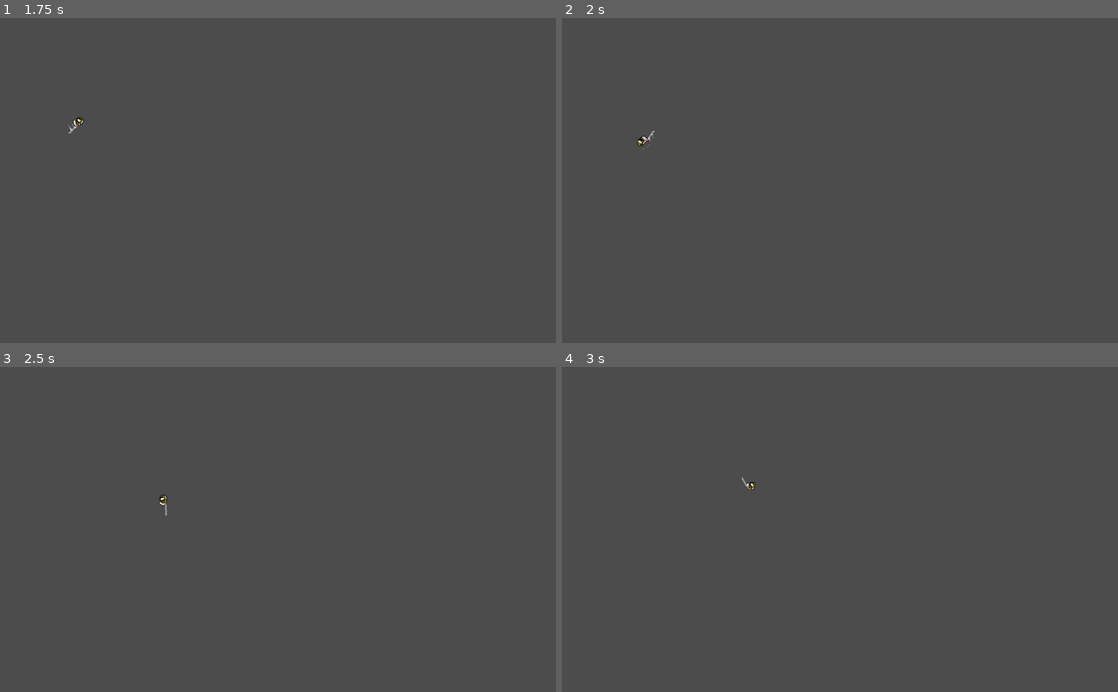
Above: before the commit, frames 1-4 (two rows, left to right).
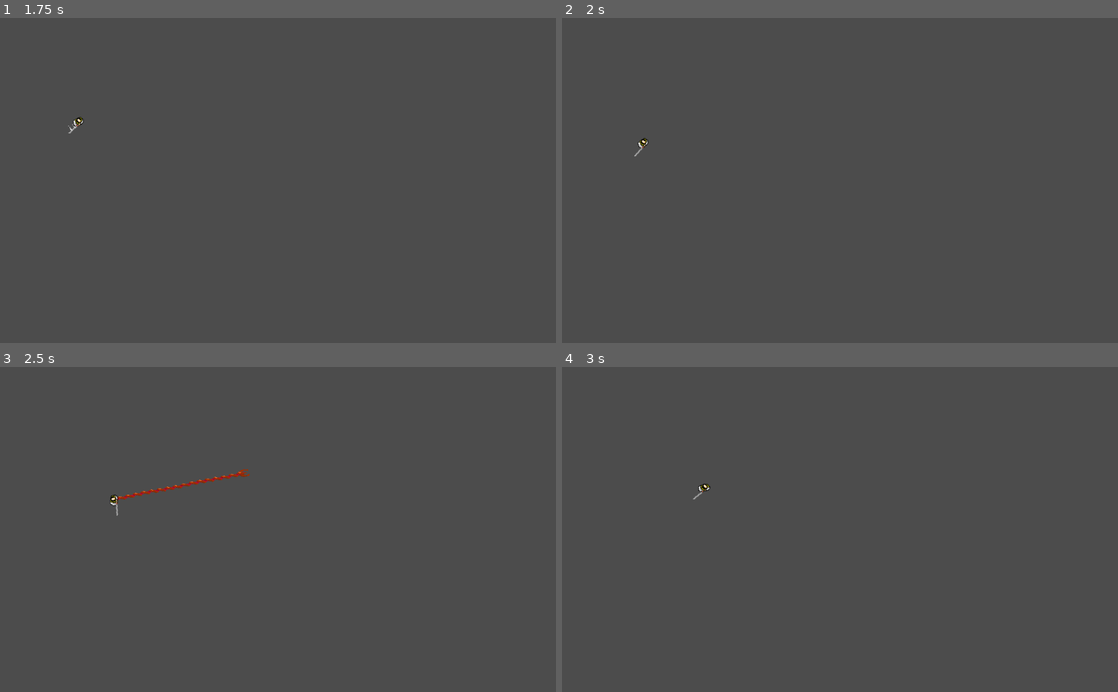
Above: after the commit, the same moments.

Repository: Timon-duToit/fug
Game: Godot game, scene res://Player/Player.tscn
The game is run twice, just before and just after one commit, with the same random seed, the same clock (stepped at 60 frames per second) and the same inputs. This scene is started directly instead of the project's main scene. The engine's default icon, where the game draws it, is replaced by a stand-in: a white triangle on a blue panel in a dark square.
Inputs (mouse positions are in pixels of both pictures, inside the frame that each line leads up to):
- Up to frame 1 (1.75 s): tap Enter at 0.5 s; move the mouse to (400, 164) at 0.52 s; press the mouse at (400, 164) at 0.53 s; hold D (right) 0.53-1.28 s; tap Shift (dash) at 0.8, 1.35 s; tap Space at 1.25 s; move the mouse to (166, 196) at 1.27 s; release the mouse at (166, 196) at 1.28 s; hold S (down) from 1.28 s (still down); click (166, 196) at 1.55 s
- Up to frame 2 (2 s): keep holding S (down)
- Up to frame 3 (2.5 s): move the mouse to (333, 458) at 2.02 s; release S (down) at 2.03 s; hold D (right) from 2.03 s (still down); hold Right mouse button (alt_attack) from 2.03 s (still down); tap Shift (dash) at 2.3 s
- Up to frame 4 (3 s): move the mouse to (812, 594) at 2.77 s; release D (right) at 2.78 s; release Right mouse button (alt_attack) at 2.78 s; hold W (up) from 2.78 s (still down); click (812, 594) at 2.85 s

Frame 1 is identical in both runs. In frame 2, less than 0.1% of the frame differs, in the area x 13-17%, y 34-43%; in frame 3, 0.3%, in the area x 19-45%, y 31-46%; in frame 4, less than 0.1%.

Commit message:
Updated PlayerWeapon and Sword

Diff:
--- a/fug/BaseScripts/Actor.gd
+++ b/fug/BaseScripts/Actor.gd
@@ -46,8 +46,8 @@
 func _set_grappled_physics() -> void:
 	# don't collider with player
 	set_collision_layer_bit(1, false)
-	# move to player layer
-	collision_layer = 2
+	# move to grappled layer
+	collision_layer = 8
 
 func _set_normal_physics() -> void:
 	collision_layer = _default_collision_layer
--- a/fug/BaseScripts/State.gd
+++ b/fug/BaseScripts/State.gd
@@ -30,7 +30,7 @@
 			/ frames.get_animation_speed(animation) \
 			/ animator.speed_scale
 
-func _callback(callback : FuncRef, arguments : Array, time : float) -> void:
+func _callback(callback : FuncRef, time : float, arguments : Array=[]) -> void:
 	# adds timed callback function to this state that will be revoked by
 	# enter()
 	self._callbacks.append(Callback.new(time, callback, arguments))
--- a/fug/Mobs/States/Attack.gd
+++ b/fug/Mobs/States/Attack.gd
@@ -13,7 +13,7 @@
 	if anim_time <= attack_delay:
 		print("ERROR: won't attack if animation time is less then attack_delay")
 
-	_callback(funcref(_weapon, "attack"), [], attack_delay)
-	_callback(funcref(controller, "change_to"), ["Target"], anim_time)
+	_callback(funcref(_weapon, "attack"), attack_delay)
+	_callback(funcref(controller, "change_to"), anim_time, ["Target"])
 	# yield(get_tree().create_timer(anim_time), "timeout")
 	# controller.change_to("Target")
--- a/fug/Mobs/States/Dead.gd
+++ b/fug/Mobs/States/Dead.gd
@@ -9,8 +9,8 @@
 	mob.animator.z_index = -20
 	mob.hit_audio.play()
 
-	_callback(funcref(self, "_stop_play"), [], 1)
-	_callback(funcref(self, "_set_death_colors"), [], 1)
+	_callback(funcref(self, "_stop_play"), 1)
+	_callback(funcref(self, "_set_death_colors"), 1)
 
 func _stop_play() -> void:
 	mob.hit_audio.stop()
--- a/fug/Mobs/States/Target.gd
+++ b/fug/Mobs/States/Target.gd
@@ -14,7 +14,7 @@
 
 	# not sure it this way of doing things is "threadsave"
 	_can_attack = false
-	_callback(funcref(self, "_allow_attack"), [], attack_timeout)
+	_callback(funcref(self, "_allow_attack"), attack_timeout)
 
 func _allow_attack() -> void:
 	_can_attack = true
--- a/fug/Player/Player.gd
+++ b/fug/Player/Player.gd
@@ -4,7 +4,7 @@
 
 onready var state_machine := $SMGrapplingHook
 onready var body := $Body
-onready var sword := $Body/Sword
+onready var weapon : PlayerWeapon = $Body/Sword
 onready var animator := $Body/Animator
 onready var grappling_hook : GrapplingHook = $GrapplingHook
 onready var movement_controller : PlayerDefaultMC = $PlayerMovementController
--- a/fug/Player/Player.tscn
+++ b/fug/Player/Player.tscn
@@ -7,7 +7,7 @@
 [ext_resource path="res://BaseScripts/StateMachine.gd" type="Script" id=5]
 [ext_resource path="res://Player/States/Default.gd" type="Script" id=6]
 [ext_resource path="res://Player/States/Melee.gd" type="Script" id=7]
-[ext_resource path="res://Player/Weapons/Sword.tscn" type="PackedScene" id=8]
+[ext_resource path="res://Player/Weapons/Sword/NewSword.tscn" type="PackedScene" id=8]
 [ext_resource path="res://Player/States/Death.gd" type="Script" id=9]
 [ext_resource path="res://Player/Assets/sprPBackBlunt_strip5.png" type="Texture" id=10]
 [ext_resource path="res://Player/Assets/sprPKneel_strip5.png" type="Texture" id=11]
@@ -281,15 +281,13 @@
 skew = 4.37114e-08
 frames = SubResource( 44 )
 animation = "Shove"
-frame = 3
+frame = 5
 playing = true
 
 [node name="Sword" parent="Body" instance=ExtResource( 8 )]
-skew = 4.37114e-08
 
 [node name="SMGrapplingHook" type="Node" parent="."]
 script = ExtResource( 5 )
-DEBUG = true
 
 [node name="Default" type="Node" parent="SMGrapplingHook"]
 script = ExtResource( 6 )
--- a/fug/Player/States/Grab.gd
+++ b/fug/Player/States/Grab.gd
@@ -1,9 +1,6 @@
 extends MoveState
 
-export var start_delay : float = 0.2
 export var shove_strength : float = 650
-
-var _is_attacking := false
 
 onready var _sound_shove = $SoundShove
 
@@ -11,16 +8,14 @@
 	.enter(controller_)
 	player.grappling_hook.attack()
 	player.grappling_hook.connect("done", self, "_on_GrapplingHook_done")
-	player.sword.connect("hit", self, "_on_Sword_hit")
 
 func leave() -> void:
 	.leave()
 	player.grappling_hook.disconnect("done", self, "_on_GrapplingHook_done")
-	player.sword.disconnect("hit", self, "_on_Sword_hit")
 
 func process(delta : float) -> void:
 	.process(delta)
-	if _is_attacking : return
+	if player.weapon.is_attacking: return
 	if player.movement_controller.speed > 5:
 		player.play_animation("Walking")
 	else:
@@ -33,15 +28,15 @@
 		controller.change_to("Default")
 
 func unhandled_input(event : InputEvent) -> void:
-	if event.is_action_pressed("attack"):
-		_is_attacking = true
+	if event.is_action_pressed("attack") && not player.weapon.is_attacking:
 		player.play_animation("Attack")
-		_callback(funcref(player.sword, "attack"), [], start_delay)
+		player.weapon.attack(funcref(self, "_on_Sword_hit"))
 
-func _on_Sword_hit(body : Mob) -> void:
-	if not body: return
-	if body == player.grappling_hook._grappled_body:
-		player.grappling_hook.drop_body()
-		body.get_shoved(player.get_global_mouse_position() - body.global_position, shove_strength)
+func _on_Sword_hit(body : Actor) -> void:
+	if body == player.grappling_hook.grappled_actor:
+		player.grappling_hook.drop_actor()
+		body.get_shoved((player.get_global_mouse_position() - body.global_position).normalized() * shove_strength)
 		GameManager.slowdown()
 		_sound_shove.play()
+	else:
+		player.weapon._on_hit_default(body)
--- a/fug/Player/States/Limbo.gd
+++ b/fug/Player/States/Limbo.gd
@@ -4,7 +4,7 @@
 
 func enter(controller_ : StateMachine) -> void:
 	.enter(controller_)
-	_callback(funcref(controller, "change_to"), ["Default"], limbo_time)
+	_callback(funcref(controller, "change_to"), limbo_time, ["Default"])
 	GameManager.slowdown()
 
 func unhandled_input(event : InputEvent) -> void:
--- a/fug/Player/States/Mace.gd
+++ b/fug/Player/States/Mace.gd
@@ -1,25 +1,21 @@
 extends MoveState
 
 export var shove_strength : float = 650
-export var start_delay : float = 0.2
-var _is_attacking := false
 
 onready var _sound_shove = $SoundShove
 
 func enter(controller_ : StateMachine) -> void:
 	.enter(controller_)
-	player.sword.connect("hit", self, "_on_Sword_hit")
 	player.grappling_hook.connect("done", self, "_on_GrapplingHook_done")
 	player.grappling_hook.mace()
 
 func leave() -> void:
 	.leave()
 	player.grappling_hook.disconnect("done", self, "_on_GrapplingHook_done")
-	player.sword.disconnect("hit", self, "_on_Sword_hit")
 
 func process(delta : float) -> void:
 	.process(delta)
-	if _is_attacking : return
+	if player.weapon.is_attacking: return
 	if player.movement_controller.get_speed() > 5:
 		player.play_animation("Walking")
 	else:
@@ -29,15 +25,15 @@
 	controller.change_to("Shield")
 
 func unhandled_input(event : InputEvent) -> void:
-	if event.is_action_pressed("attack"):
-		_is_attacking = true
+	if event.is_action_pressed("attack") && not player.weapon.is_attacking:
+		player.weapon.attack(funcref(self, "_on_Sword_hit"))
 		player.play_animation("Attack")
-		_callback(funcref(player.sword, "attack"), [], start_delay)
 
-func _on_Sword_hit(body : Mob) -> void:
-	if not body: return
-	if body == player.grappling_hook._grappled_body:
-		player.grappling_hook.drop_body()
-		body.get_shoved(player.get_global_mouse_position() - body.global_position, shove_strength)
+func _on_Sword_hit(body : Actor) -> void:
+	if body == player.grappling_hook.grappled_actor:
+		player.grappling_hook.drop_actor()
+		body.get_shoved((player.get_global_mouse_position() - body.global_position).normalized() * shove_strength)
 		GameManager.slowdown()
 		_sound_shove.play()
+	else:
+		player.weapon._on_hit_default(body)
--- a/fug/Player/States/Melee.gd
+++ b/fug/Player/States/Melee.gd
@@ -1,19 +1,15 @@
 extends MoveState
-
-export var melee_time : float = 0.5
-export var start_delay : float = 0.2
 
 func enter(controller_ : StateMachine) -> void:
 	.enter(controller_)
 	# do attack
 	player.play_animation("Attack")
-	_callback(funcref(player.sword, "attack"), [], start_delay)
-	_callback(funcref(controller, "change_to"), ["Default"], melee_time)
-	player.sword.connect("hit", self, "_on_Sword_hit")
+	player.weapon.attack()
+	player.weapon.connect("done", self, "_on_Weapon_done")
 
 func leave() -> void:
 	.leave()
-	player.sword.disconnect("hit", self, "_on_Sword_hit")
+	player.weapon.disconnect("done", self, "_on_Weapon_done")
 
 func unhandled_input(event : InputEvent) -> void:
 	# TODO: check some global dash timeout
@@ -22,7 +18,5 @@
 	if event.is_action_pressed("dash") && can_dash:
 		controller.change_to("Shove")
 
-
-func _on_Sword_hit(body : Mob) -> void:
-	if not body: return
-	body.hit()
+func _on_Weapon_done() -> void:
+	controller.change_to("Default")
--- a/fug/Player/States/Shove.gd
+++ b/fug/Player/States/Shove.gd
@@ -12,8 +12,7 @@
 
 func enter(controller_ : StateMachine) -> void:
 	# HACK: there should be a better way to do these references
-	player.sword.connect("hit", self, "_on_Sword_hit")
-	player.sword.shove()
+	player.weapon.dash_attack(funcref(self, "_on_Sword_hit"))
 	.enter(controller_)
 	player.play_animation("Shove")
 	var direction := (player.get_global_mouse_position() - player.global_position).normalized()
@@ -30,19 +29,17 @@
 	# disconnect before changing player state
 	player.movement_controller.disconnect("state_change", self, "on_Player_state_change")
 	player.movement_controller.change_state(PlayerDefaultMC.MOVING)
-	player.sword.stop_attack()
-	player.sword.disconnect("hit", self, "_on_Sword_hit")
+	player.weapon.interrupt_attack()
 
 func on_Player_state_change(new_state) -> void:
 	# player has ended the dash himself
 	if new_state != PlayerDefaultMC.DASHING:
 		controller.change_to("Default")
 
-func _on_Sword_hit(body : Mob):
-	if not body: return
+func _on_Sword_hit(body : Actor):
 	# this will call a change state here via the message
 	# for now just fling away from other position
 	var dir = ((body.global_position - player.position) + Vector2.RIGHT.rotated(player.rotation)).normalized()
-	body.get_shoved(dir, shove_strength)
+	body.get_shoved(dir * shove_strength)
 	controller.change_to("Limbo")
 	_sound_shove.play()
--- a/fug/Player/Weapons/PlayerWeapon.gd
+++ b/fug/Player/Weapons/PlayerWeapon.gd
@@ -1,21 +1,42 @@
-extends Node
+extends Node2D
 
 class_name PlayerWeapon
 
-var _on_hit_delegate : FuncRef
-var _on_dash_hit_delegate : FuncRef
+signal hit(actor)
+signal done
 
-func attack(on_hit := funcref(self, "_on_hit")) -> void:
-	_on_hit_delegate = on_hit
+export var damage : int = 100
 
-func dash_attack(on_hit := funcref(self, "_on_dash_hit")) -> void:
-	_on_dash_hit_delegate = on_hit
+var _on_hit : FuncRef
+var _is_attacking := false
+var is_attacking : bool setget , get_is_attacking
+
+func attack(on_hit_callback := funcref(self, "_on_hit_default")) -> void:
+	_on_hit = on_hit_callback
+	_is_attacking = true
+
+func dash_attack(on_hit_callback := funcref(self, "_on_dash_hit_default")) -> void:
+	_on_hit = on_hit_callback
+	_is_attacking = true
 
 func interrupt_attack() -> void:
-	pass
+	.interrupt_attack()
+	attack_done()
 
-func _on_hit() -> void:
-	pass
+func attack_done() -> void:
+	_is_attacking = false
+	emit_signal("done")
 
-func _on_dash_hit() -> void:
-	pass
+func _on_hit_default(actor : Actor) -> void:
+	actor.hit(damage)
+	emit_signal("hit", actor)
+
+func _on_dash_hit_default(actor : Actor) -> void:
+	actor.hit(damage)
+	emit_signal("hit", actor)
+
+func on_hit(actor : Actor) -> void:
+	_on_hit.call_func(actor)
+
+func get_is_attacking() -> bool:
+	return _is_attacking
--- /dev/null
+++ b/fug/Player/Weapons/Sword/NewSword.gd
@@ -0,0 +1,21 @@
+extends PlayerWeapon
+
+class_name NewSword
+
+onready var hit_area := $HitArea
+onready var collider_attack := $HitArea/ColliderAttack
+onready var collider_shove := $HitArea/ColliderShove
+onready var _state_machine : StateMachine = $StateMachine
+
+onready var attack_audio := $Audio
+
+func attack(on_hit_callback := funcref(self, "_on_hit_default")) -> void:
+	.attack(on_hit_callback)
+	_state_machine.change_to("Attack")
+
+func dash_attack(on_hit_callback := funcref(self, "_on_dash_hit_default")) -> void:
+	.dash_attack(on_hit_callback)
+	_state_machine.change_to("Shove")
+
+func interrupt_attack() -> void:
+	_state_machine.change_to("Default")
--- /dev/null
+++ b/fug/Player/Weapons/Sword/NewSword.tscn
@@ -0,0 +1,40 @@
+[gd_scene load_steps=7 format=2]
+
+[ext_resource path="res://BaseScripts/StateMachine.gd" type="Script" id=1]
+[ext_resource path="res://Assets/music/sound2.wav" type="AudioStream" id=2]
+[ext_resource path="res://Player/Weapons/Sword/NewSword.gd" type="Script" id=3]
+[ext_resource path="res://Player/Weapons/Sword/SwordStateDefault.gd" type="Script" id=4]
+[ext_resource path="res://Player/Weapons/Sword/SwordStateAttack.gd" type="Script" id=5]
+[ext_resource path="res://Player/Weapons/Sword/SwordStateShove.gd" type="Script" id=6]
+
+[node name="Sword" type="Node2D"]
+script = ExtResource( 3 )
+
+[node name="HitArea" type="Area2D" parent="."]
+skew = 4.37114e-08
+collision_layer = 0
+collision_mask = 9
+
+[node name="ColliderAttack" type="CollisionPolygon2D" parent="HitArea"]
+skew = 4.37114e-08
+polygon = PoolVector2Array( -0.0119362, 0.000972748, -6.60901, 28.7503, 8.59898, 32.9169 )
+
+[node name="ColliderShove" type="CollisionPolygon2D" parent="HitArea"]
+skew = 4.37114e-08
+polygon = PoolVector2Array( -4.75389, -3.55023, 24.5797, -12.2364, 25.8613, 12.8253, -5.46587, 2.99998 )
+
+[node name="Audio" type="AudioStreamPlayer2D" parent="."]
+stream = ExtResource( 2 )
+volume_db = -14.0
+
+[node name="StateMachine" type="Node" parent="."]
+script = ExtResource( 1 )
+
+[node name="Default" type="Node" parent="StateMachine"]
+script = ExtResource( 4 )
+
+[node name="Attack" type="Node" parent="StateMachine"]
+script = ExtResource( 5 )
+
+[node name="Shove" type="Node" parent="StateMachine"]
+script = ExtResource( 6 )
--- /dev/null
+++ b/fug/Player/Weapons/Sword/SwordStateAttack.gd
@@ -0,0 +1,45 @@
+extends State
+
+export var sweep := -PI
+export var sweep_time : float = 0.2
+export var windup_time : float = 0.2
+
+var _attacking := false
+
+onready var _sword : NewSword = owner as NewSword
+
+func enter(collider_ : StateMachine) -> void:
+	.enter(collider_)
+	_attacking = false
+	_callback(funcref(self, "_start_attack"), windup_time)
+	_audio_effect()
+
+func leave() -> void:
+	.leave()
+	_sword.collider_attack.set_deferred("disabled", true)
+	_sword.hit_area.disconnect("body_entered", self, "_on_HitArea_body_entered")
+	_sword.attack_done()
+
+func _start_attack() -> void:
+	_sword.collider_attack.rotation = 0
+	_sword.collider_attack.set_deferred("disabled", false)
+	_sword.hit_area.connect("body_entered", self, "_on_HitArea_body_entered")
+	_attacking = true
+
+func physics_process(delta: float) -> void:
+	if not _attacking: return
+	# TODO: move to animator
+	_sword.collider_attack.rotation += sweep / sweep_time * delta
+	if abs(_sword.collider_attack.rotation) > abs(sweep):
+		_sword.collider_attack.rotation = sweep
+		controller.change_to("Default")
+
+func _on_HitArea_body_entered(body : Actor) -> void:
+	if not body: return
+	_sword.on_hit(body)
+
+func _audio_effect() -> void:
+	_sword.attack_audio.play()
+	# HACK: just use a better track:
+	yield(get_tree().create_timer(0.2), "timeout")
+	_sword.attack_audio.stop()
--- /dev/null
+++ b/fug/Player/Weapons/Sword/SwordStateDefault.gd
@@ -0,0 +1,8 @@
+extends State
+
+onready var _sword = owner as NewSword
+
+func enter(controller_ : StateMachine):
+	.enter(controller_)
+	_sword.collider_attack.set_deferred("disabled", true)
+	_sword.collider_shove.set_deferred("disabled", true)
--- /dev/null
+++ b/fug/Player/Weapons/Sword/SwordStateShove.gd
@@ -0,0 +1,27 @@
+extends State
+
+export var shove_strength : float = 400
+
+onready var _sword : NewSword = owner as NewSword
+
+func enter(collider_ : StateMachine) -> void:
+	.enter(collider_)
+	_audio_effect()
+	_sword.collider_shove.set_deferred("disabled", false)
+	_sword.hit_area.connect("body_entered", self, "_on_HitArea_body_entered")
+
+func leave() -> void:
+	.leave()
+	_sword.collider_shove.set_deferred("disabled", true)
+	_sword.hit_area.disconnect("body_entered", self, "_on_HitArea_body_entered")
+	_sword.attack_done()
+
+func _on_HitArea_body_entered(body : Actor) -> void:
+	if not body: return
+	_sword.on_hit(body)
+
+func _audio_effect() -> void:
+	_sword.attack_audio.play()
+	# HACK: just use a better track:
+	yield(get_tree().create_timer(0.2), "timeout")
+	_sword.attack_audio.stop()
--- a/fug/project.godot
+++ b/fug/project.godot
@@ -54,6 +54,11 @@
 "language": "GDScript",
 "path": "res://Player/States/MoveState.gd"
 }, {
+"base": "PlayerWeapon",
+"class": "NewSword",
+"language": "GDScript",
+"path": "res://Player/Weapons/Sword/NewSword.gd"
+}, {
 "base": "Actor",
 "class": "Player",
 "language": "GDScript",
@@ -74,7 +79,7 @@
 "language": "GDScript",
 "path": "res://Player/States/PlayerState.gd"
 }, {
-"base": "Node",
+"base": "Node2D",
 "class": "PlayerWeapon",
 "language": "GDScript",
 "path": "res://Player/Weapons/PlayerWeapon.gd"
@@ -114,6 +119,7 @@
 "MobState": "",
 "MobStateGrappled": "",
 "MoveState": "",
+"NewSword": "",
 "Player": "",
 "PlayerDefault": "",
 "PlayerDefaultMC": "",
@@ -179,6 +185,7 @@
 2d_physics/layer_1="Actors"
 2d_physics/layer_2="Player"
 2d_physics/layer_3="Walls"
+2d_physics/layer_4="Grappled"
 
 [rendering]
 
Not shown, changed: notes.org
